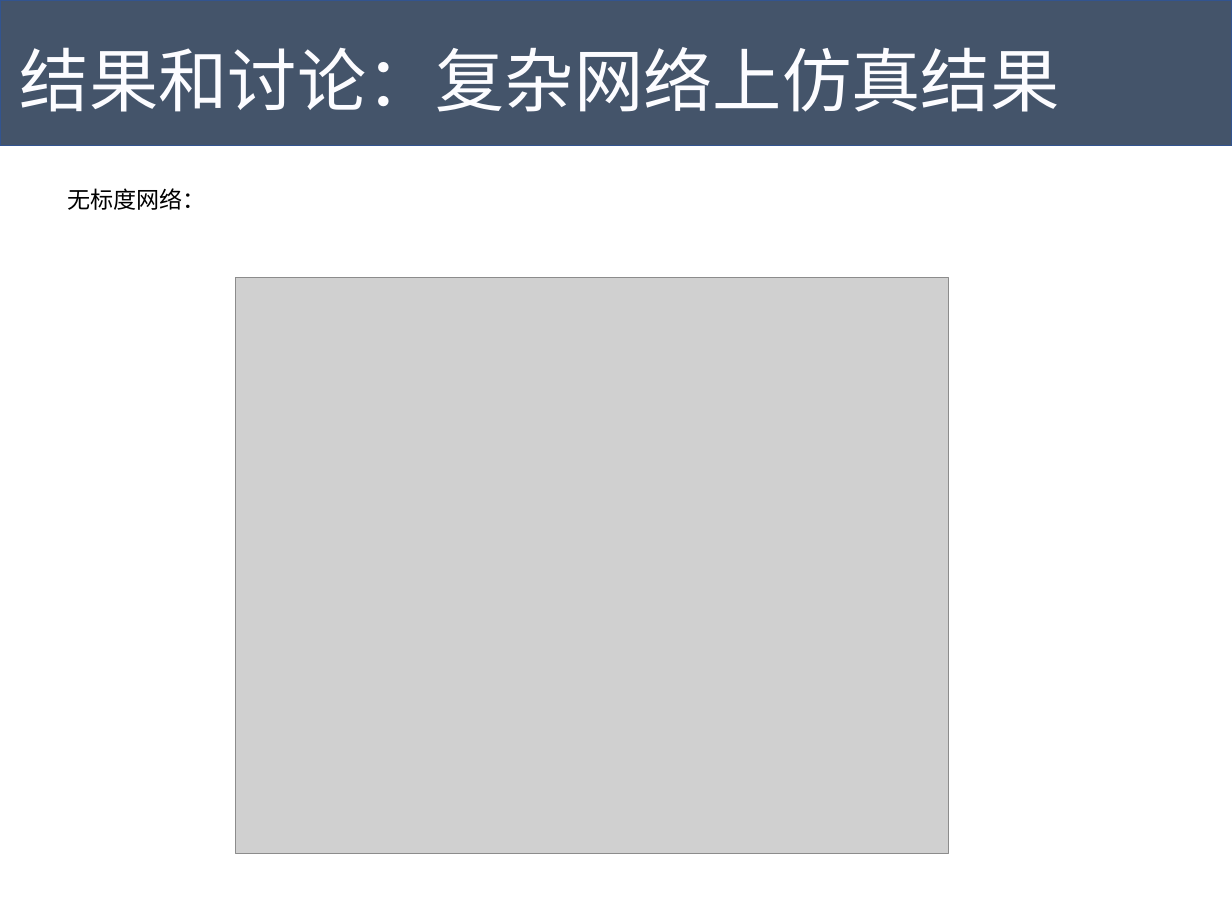
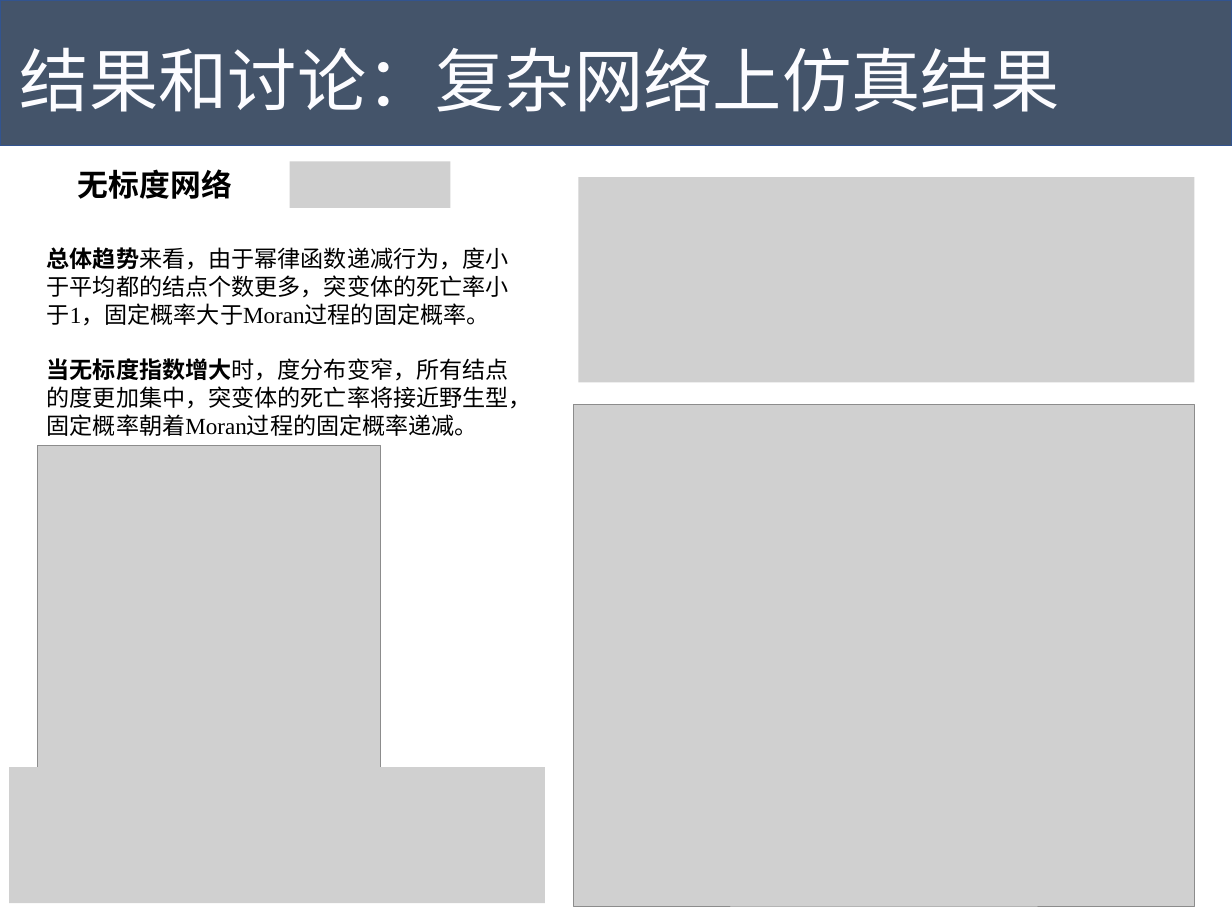
Before and after one commit to Tigerrr07/GNN-tiger, a slide deck: slide 14 of dynamics/pre.pptx. Drawn at 1232x924 pixels with LibreOffice and Linux fonts; fonts in the diff are those of the drawing; grey boxes stand for pictures. Boxes give left, top, right and bottom in pixels: in the first picture for what was removed or moved away, otherwise in the second. Text is boxed around its words. In the diff, an @@ line names an element or a change of style, - is before the commit and + after.

```diff
--- a/dynamics/pre.pptx
+++ b/dynamics/pre.pptx
@@ text at [78,169,232,199]: text changed; size 18 to 24 pt; bold on @@
-无标度网络：
+无标度网络
@@ picture added at [290,162,451,208] @@
@@ picture added at [579,177,1195,383] @@
@@ text added at [47,247,532,436], 18 pt, text #000000 @@
+总体趋势来看，由于幂律函数递减行为，度小于平均都的结点个数更多，突变体的死亡率小于1，固定概率大于Moran过程的固定概率。
+当无标度指数增大时，度分布变窄，所有结点的度更加集中，突变体的死亡率将接近野生型，固定概率朝着Moran过程的固定概率递减。
@@ picture: place and size @@
-picture at [236,278,948,854]
+picture at [573,405,1194,907]
@@ picture added at [38,445,381,767] @@
@@ picture added at [9,767,545,903] @@
```
Also in this commit, not shown: 1 other slide changed, 1 slide added, 2 other files.
